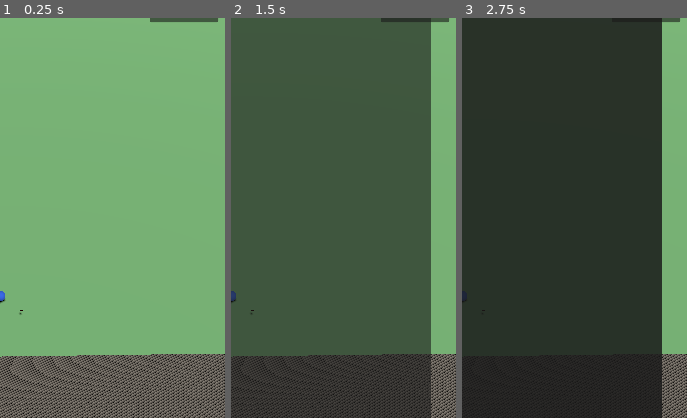
Above: before the commit, frames 1-3 (left to right).
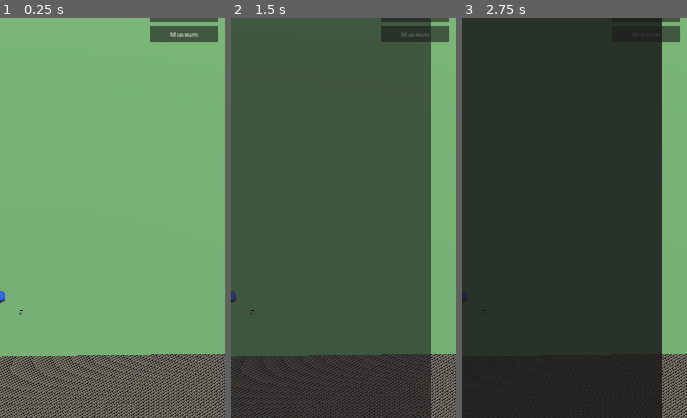
Above: after the commit, the same moments.

Repository: Dominic339/Shared-Skies
Game: Godot game, scene res://scenes/Main.tscn
Same seed, same stepped clock (60 frames per second), same inputs: the game is played once before the commit and once after it.
Inputs (mouse positions are % of the whole screen's width and height, from its top left):
- Up to frame 1 (0.25 s): no input
- Up to frame 2 (1.5 s): click (14, 3) at 0.52 s; type "12" at 0.6 s; click (14, 5) at 0.75 s; type "12" at 0.83 s; click "Atlas" at 1.25 s
- Up to frame 3 (2.75 s): click "Postcards" at 2 s
The pictures show only the part of the screen within x 50-100%, y 15-65%; the shares and areas given below are measured in that part.

The runs differ from the first frame. In frame 1, 1.2% of the frame differs, in the area x 66-97%, y 2-6%; in frame 2, 1.1%; in frame 3, 0.3%.

Commit message:
Harden postcard generation, add Museum donation loop
Postal Network hardening:
- app_settings: generic key/value table for tunables (distinct from
  feature_flags' on/off switches), seeded with
  postcards.cooldown_minutes=5 so the future Operations Console can
  change it without a migration.
- create_postcard_on_visit() now reads the cooldown from app_settings
  and wraps its whole body in an exception handler that logs to a new
  system_error_log table instead of re-raising -- a postcard is a bonus
  collectible, not a core guarantee, and must never take a legitimate
  visit down with it again the way the column-count mismatch just did.

Museum donation loop (museum_exhibit_slots/museum_donations already
existed in the schema, unused until now -- same situation as
profile_card_slots before that system got built out):
- donate_to_museum() atomically verifies ownership, eligibility
  (souvenir/decoration/token categories), Community publication state,
  and that the Community hasn't already received that item definition,
  then moves the item to 'donated' and creates the museum record. The
  donation insert itself (not a pre-check) is the actual race arbiter
  for double-donation, attempted before the item is touched so a losing
  racer's item is never wrongly marked donated.
- An item's exhibit slot springs into existence at its first donation
  attempt rather than being pre-seeded, since there's no curation tool
  yet deciding which items each Community "wants."
- dev_grant_item(), gated by the same profiles.dev_grants_enabled
  allowlist as dev_grant_waymarks, for testing without a real
  item-discovery system yet.
- museum_progress_view (donated/missing per Community, with donor
  credit) and my_donatable_items_view for the client.

Client: a Museum screen -- pick a Community, see donated vs. missing
items, donate one of your own eligible items, plus a dev-only Grant Test
Item control.

Co-Authored-By: Claude Sonnet 5 <noreply@anthropic.com>
Claude-Session: https://claude.ai/code/session_01AHmiCVGuG2bKpEKrF4VL2r

Diff:
--- a/client/scenes/Main.tscn
+++ b/client/scenes/Main.tscn
@@ -12,6 +12,7 @@
 [ext_resource type="Script" path="res://scripts/waymarks_ui.gd" id="10"]
 [ext_resource type="Script" path="res://scripts/community_board_ui.gd" id="11"]
 [ext_resource type="Script" path="res://scripts/mailbox_ui.gd" id="12"]
+[ext_resource type="Script" path="res://scripts/museum_ui.gd" id="13"]
 
 [sub_resource type="PlaneMesh" id="PlaneMesh_1"]
 size = Vector2(6000, 6000)
@@ -170,6 +171,15 @@
 offset_bottom = 296.0
 text = "Mailbox"
 
+[node name="MuseumButton" type="CanvasLayer" parent="."]
+
+[node name="Button" type="Button" parent="MuseumButton"]
+offset_left = 900.0
+offset_top = 304.0
+offset_right = 1064.0
+offset_bottom = 344.0
+text = "Museum"
+
 [node name="AtlasUI" type="CanvasLayer" parent="."]
 script = ExtResource("6")
 
@@ -426,3 +436,45 @@
 
 [node name="CloseButton" type="Button" parent="MailboxUI/Panel/VBoxContainer"]
 text = "Close"
+
+[node name="MuseumUI" type="CanvasLayer" parent="."]
+script = ExtResource("13")
+
+[node name="Panel" type="PanelContainer" parent="MuseumUI"]
+offset_left = 60.0
+offset_top = 220.0
+offset_right = 1020.0
+offset_bottom = 1400.0
+
+[node name="VBoxContainer" type="VBoxContainer" parent="MuseumUI/Panel"]
+
+[node name="TitleLabel" type="Label" parent="MuseumUI/Panel/VBoxContainer"]
+theme_override_font_sizes/font_size = 32
+text = "Museum"
+
+[node name="CommunityOption" type="OptionButton" parent="MuseumUI/Panel/VBoxContainer"]
+
+[node name="ScrollContainer" type="ScrollContainer" parent="MuseumUI/Panel/VBoxContainer"]
+size_flags_vertical = 3
+
+[node name="EntriesContainer" type="VBoxContainer" parent="MuseumUI/Panel/VBoxContainer/ScrollContainer"]
+size_flags_horizontal = 3
+
+[node name="DonateControls" type="HBoxContainer" parent="MuseumUI/Panel/VBoxContainer"]
+
+[node name="ItemOption" type="OptionButton" parent="MuseumUI/Panel/VBoxContainer/DonateControls"]
+size_flags_horizontal = 3
+
+[node name="DonateButton" type="Button" parent="MuseumUI/Panel/VBoxContainer/DonateControls"]
+text = "Donate"
+
+[node name="DevControls" type="HBoxContainer" parent="MuseumUI/Panel/VBoxContainer"]
+
+[node name="DevItemOption" type="OptionButton" parent="MuseumUI/Panel/VBoxContainer/DevControls"]
+size_flags_horizontal = 3
+
+[node name="DevGrantButton" type="Button" parent="MuseumUI/Panel/VBoxContainer/DevControls"]
+text = "Grant Test Item"
+
+[node name="CloseButton" type="Button" parent="MuseumUI/Panel/VBoxContainer"]
+text = "Close"
--- a/client/scripts/main.gd
+++ b/client/scripts/main.gd
@@ -44,6 +44,8 @@
 @onready var community_board_ui: CanvasLayer = $CommunityBoardUI
 @onready var mailbox_button: Button = $MailboxButton/Button
 @onready var mailbox_ui: CanvasLayer = $MailboxUI
+@onready var museum_button: Button = $MuseumButton/Button
+@onready var museum_ui: CanvasLayer = $MuseumUI
 
 var markers_by_landmark_id: Dictionary = {}
 var focused_marker: LandmarkMarker = null
@@ -62,6 +64,7 @@
 	waymarks_button.pressed.connect(_on_waymarks_button_pressed)
 	community_board_button.pressed.connect(_on_community_board_button_pressed)
 	mailbox_button.pressed.connect(_on_mailbox_button_pressed)
+	museum_button.pressed.connect(_on_museum_button_pressed)
 
 	if not SupabaseClient.is_ready:
 		await SupabaseClient.authenticated
@@ -105,6 +108,8 @@
 		if community_board_ui.close_topmost():
 			return
 		if mailbox_ui.close_topmost():
+			return
+		if museum_ui.close_topmost():
 			return
 		if landmark_display.close_topmost():
 			return
@@ -259,6 +264,10 @@
 	mailbox_ui.show_mailbox()
 
 
+func _on_museum_button_pressed() -> void:
+	museum_ui.show_museum()
+
+
 func _record_visit(marker: LandmarkMarker) -> void:
 	var is_first := not marker.visited
 	marker.set_visited(true)  # optimistic -- avoids double-recording if tapped again before this resolves
--- /dev/null
+++ b/client/scripts/museum_ui.gd
@@ -0,0 +1,153 @@
+extends CanvasLayer
+
+# Minimal Museum donation loop: pick a Community, see what's been
+# donated there (with donor credit) vs. still missing, and donate one of
+# your own eligible items to fill a missing slot. An item's exhibit slot
+# only comes into existence at the moment of its first successful
+# donation -- there's no curation tool yet deciding which items each
+# Community "wants," so "missing" just means "not yet donated here"
+# across every published, donatable item definition.
+
+signal closed
+
+@onready var panel: PanelContainer = $Panel
+@onready var community_option: OptionButton = $Panel/VBoxContainer/CommunityOption
+@onready var entries_container: VBoxContainer = $Panel/VBoxContainer/ScrollContainer/EntriesContainer
+@onready var item_option: OptionButton = $Panel/VBoxContainer/DonateControls/ItemOption
+@onready var donate_button: Button = $Panel/VBoxContainer/DonateControls/DonateButton
+@onready var dev_item_option: OptionButton = $Panel/VBoxContainer/DevControls/DevItemOption
+@onready var dev_grant_button: Button = $Panel/VBoxContainer/DevControls/DevGrantButton
+@onready var close_button: Button = $Panel/VBoxContainer/CloseButton
+
+var _community_ids: Array = []
+var _item_instance_ids: Array = []
+var _dev_item_definition_ids: Array = []
+
+
+func _ready() -> void:
+	community_option.item_selected.connect(_on_community_selected)
+	donate_button.pressed.connect(_on_donate_pressed)
+	dev_grant_button.pressed.connect(_on_dev_grant_pressed)
+	close_button.pressed.connect(_on_close_pressed)
+	hide()
+
+
+func show_museum() -> void:
+	show()
+	await _load_communities()
+	await _load_donatable_items()
+	await _load_dev_items()
+	if not _community_ids.is_empty():
+		await _load_progress(_community_ids[0])
+
+
+func _load_communities() -> void:
+	community_option.clear()
+	_community_ids.clear()
+	var rows: Array = await SupabaseClient.get_table(
+		"communities", "select=id,name&publication_state=eq.published&order=name"
+	)
+	for row: Dictionary in rows:
+		community_option.add_item(row.get("name", ""))
+		_community_ids.append(row.get("id", ""))
+
+
+func _on_community_selected(index: int) -> void:
+	if index >= 0 and index < _community_ids.size():
+		await _load_progress(_community_ids[index])
+
+
+func _load_progress(community_id: String) -> void:
+	for child in entries_container.get_children():
+		child.queue_free()
+
+	var rows: Array = await SupabaseClient.get_table(
+		"museum_progress_view",
+		"select=item_name,category,donated,donor_display_name,donated_at"
+		+ "&community_id=eq.%s&order=item_name" % community_id
+	)
+
+	for row: Dictionary in rows:
+		var entry := Label.new()
+		var donated: bool = row.get("donated", false)
+		if donated:
+			entry.text = "✓ %s -- donated by %s" % [
+				row.get("item_name", ""), row.get("donor_display_name", "a wayfinder")
+			]
+		else:
+			entry.text = "○ %s" % row.get("item_name", "")
+		entries_container.add_child(entry)
+
+	panel.reset_size()
+
+
+func _load_donatable_items() -> void:
+	item_option.clear()
+	_item_instance_ids.clear()
+	var rows: Array = await SupabaseClient.get_table(
+		"my_donatable_items_view", "select=item_instance_id,item_name"
+	)
+	for row: Dictionary in rows:
+		item_option.add_item(row.get("item_name", ""))
+		_item_instance_ids.append(row.get("item_instance_id", ""))
+	donate_button.disabled = _item_instance_ids.is_empty()
+
+
+func _on_donate_pressed() -> void:
+	if _item_instance_ids.is_empty() or _community_ids.is_empty():
+		return
+	var item_instance_id: String = _item_instance_ids[item_option.selected]
+	var community_id: String = _community_ids[community_option.selected]
+
+	var result: Variant = await SupabaseClient.call_rpc("donate_to_museum", {
+		"p_item_instance_id": item_instance_id,
+		"p_community_id": community_id,
+	})
+	if result is Dictionary and result.is_empty():
+		print("Failed to donate item %s" % item_instance_id)
+	else:
+		await _load_donatable_items()
+		await _load_progress(community_id)
+
+
+# Dev-only -- lets the donation loop be tested without a real item-
+# discovery system yet. Gated server-side by dev_grant_item()'s own
+# allowlist check (profiles.dev_grants_enabled) -- hiding this button in
+# a release build would not be what actually protects it.
+func _load_dev_items() -> void:
+	dev_item_option.clear()
+	_dev_item_definition_ids.clear()
+	var rows: Array = await SupabaseClient.get_table(
+		"item_definitions",
+		"select=id,name&publication_state=eq.published&category=in.(souvenir,decoration,token)&order=name"
+	)
+	for row: Dictionary in rows:
+		dev_item_option.add_item(row.get("name", ""))
+		_dev_item_definition_ids.append(row.get("id", ""))
+	dev_grant_button.disabled = _dev_item_definition_ids.is_empty()
+
+
+func _on_dev_grant_pressed() -> void:
+	if _dev_item_definition_ids.is_empty():
+		return
+	var item_definition_id: String = _dev_item_definition_ids[dev_item_option.selected]
+	var result: Variant = await SupabaseClient.call_rpc("dev_grant_item", {
+		"p_item_definition_id": item_definition_id,
+	})
+	if result is Dictionary and result.is_empty():
+		print("Dev item grant failed -- account not allowlisted?")
+	else:
+		await _load_donatable_items()
+
+
+func _on_close_pressed() -> void:
+	hide()
+	closed.emit()
+
+
+# Used by main.gd's global Escape handler, same pattern as the other UIs.
+func close_topmost() -> bool:
+	if not visible:
+		return false
+	_on_close_pressed()
+	return true
Not shown, added: supabase/migrations/20260731000000_app_settings.sql
Not shown, added: supabase/migrations/20260731010000_postcard_trigger_hardening.sql
Not shown, added: supabase/migrations/20260732000000_museum_donation_functions.sql
Not shown, added: supabase/migrations/20260732010000_museum_views.sql
